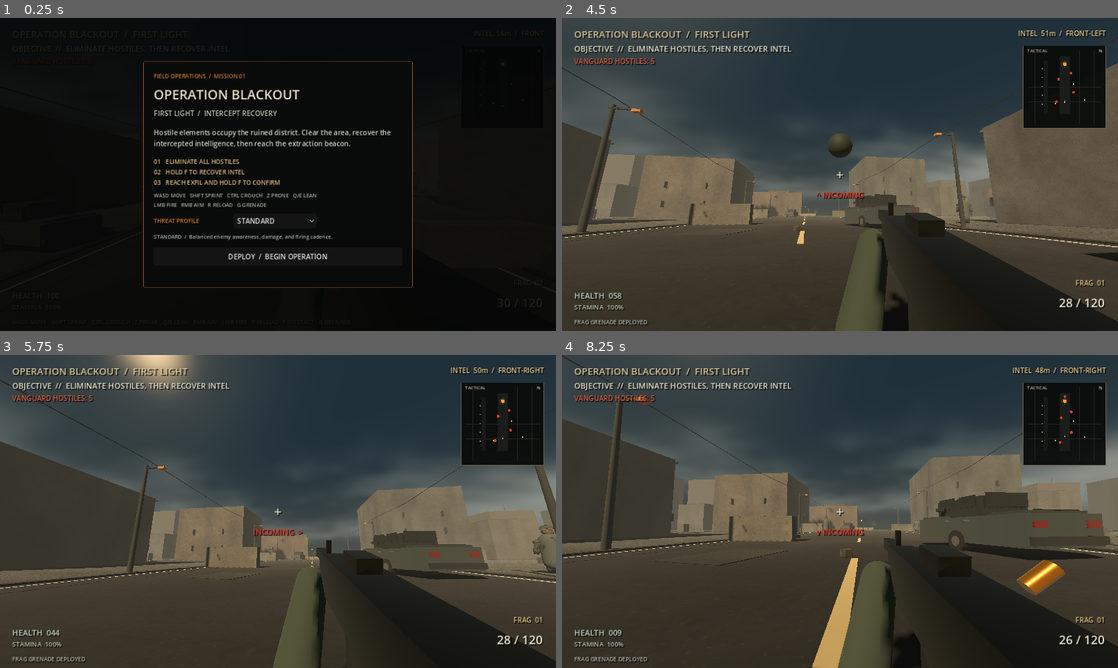
Above: before the commit, frames 1-4 (two rows, left to right).
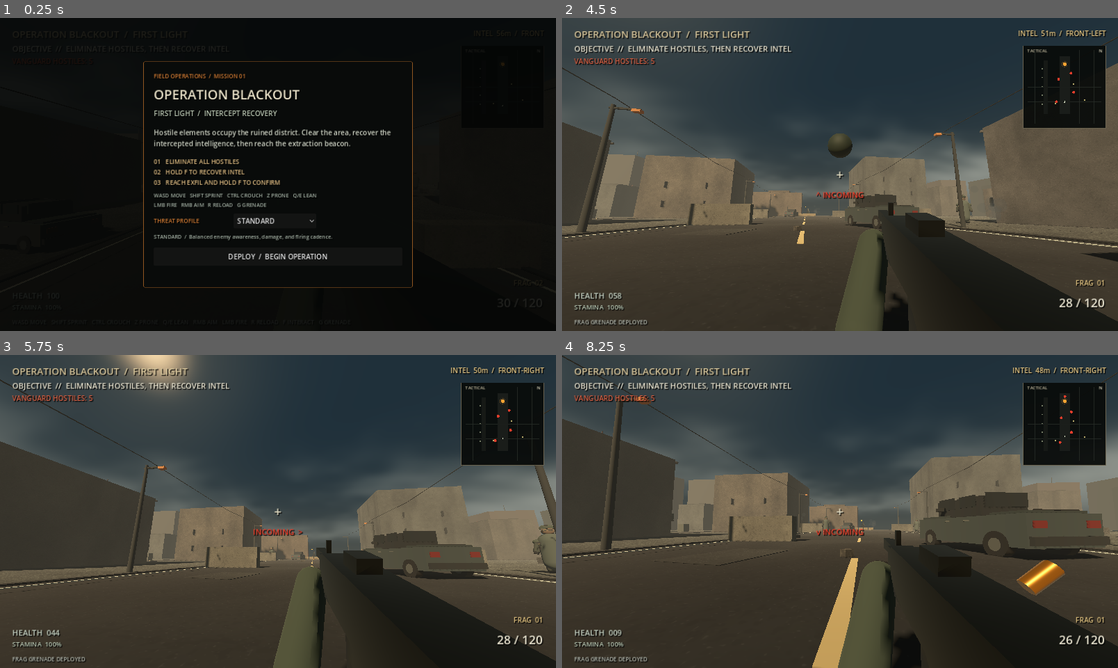
Above: after the commit, the same moments.

Repository: Liladizilla/operation-blackout
Game: Godot game, scene res://scenes/main.tscn
The game is run twice, just before and just after one commit, with the same random seed, the same clock (stepped at 60 frames per second) and the same inputs.
Inputs (mouse positions are in pixels of both pictures, inside the frame that each line leads up to):
- Up to frame 1 (0.25 s): no input
- Up to frame 2 (4.5 s): click "DEPLOY / BEGIN OPERATION" at 0.5 s; tap Enter at 1.25 s; move the mouse to (867, 174) at 1.27 s; hold W (move_forward) from 1.28 s (still down); tap Ctrl (crouch) at 1.35 s; click (867, 174) at 1.42 s; tap Space (jump) at 1.52, 1.82, 2.27, 2.57, 3.77, 4.07 s; move the mouse to (812, 174) at 2.02 s; tap F (interact) at 2.1 s; move the mouse to (851, 168) at 2.77 s; tap Z (prone) at 2.85 s; move the mouse to (834, 180) at 3.52 s; tap Shift (sprint) at 3.6 s; click (834, 180) at 3.67 s; move the mouse to (878, 177) at 4.27 s; tap G (throw_grenade) at 4.35 s
- Up to frame 3 (5.75 s): keep holding W (move_forward); tap Space (jump) at 4.52, 4.82, 5.27, 5.57 s; move the mouse to (233, 508) at 5.02 s; tap Enter at 5.1 s
- Up to frame 4 (8.25 s): move the mouse to (845, 511) at 5.77 s; tap Ctrl (crouch) at 5.85 s; click (845, 511) at 5.92 s; move the mouse to (817, 505) at 6.52 s; release W (move_forward) at 6.53 s; hold E (lean_right) 6.53-7.28 s; tap F (interact) at 6.6 s; tap Space (jump) at 6.77, 7.07, 7.52, 7.82 s; move the mouse to (867, 511) at 7.27 s; hold W (move_forward) from 7.28 s (still down); tap Z (prone) at 7.35 s; move the mouse to (812, 511) at 8.02 s; tap Shift (sprint) at 8.1 s; click (812, 511) at 8.17 s

The runs differ from the first frame. In frame 2, less than 0.1% of the frame differs, in the area x 40-58%, y 62-68%; in frame 3, 0.2%; in frame 4, 0.4%, in the area x 50-94%, y 55-65%.

Commit message:
Model all four vehicle wheels with individual collision and rim details

Diff:
--- a/scripts/main.gd
+++ b/scripts/main.gd
@@ -482,43 +482,45 @@
     for side in [-1.0, 1.0]:
         _box_child(root, "Headlight", Vector3(side * 0.69, 0.78, -2.04), Vector3(0.34, 0.18, 0.05), headlight_material.albedo_color, false)
         _box_child(root, "TailLight", Vector3(side * 0.70, 0.78, 2.025), Vector3(0.30, 0.17, 0.055), Color(0.34, 0.075, 0.045), false)
-        var wheel_body := StaticBody3D.new()
-        wheel_body.name = "VehicleWheel"
-        wheel_body.position = Vector3(side * 0.91, 0.31, 0.0)
-        wheel_body.rotation.z = PI * 0.5
-        wheel_body.add_to_group("vehicle_collision")
-        root.add_child(wheel_body)
-        var wheel_mesh := MeshInstance3D.new()
-        var tire := CylinderMesh.new()
-        tire.top_radius = 0.32
-        tire.bottom_radius = 0.32
-        tire.height = 0.24
-        wheel_mesh.mesh = tire
-        wheel_mesh.material_override = _material(Color(0.035, 0.038, 0.036))
-        wheel_body.add_child(wheel_mesh)
-        var wheel_collision := CollisionShape3D.new()
-        var wheel_shape := CylinderShape3D.new()
-        wheel_shape.radius = 0.31
-        wheel_shape.height = 0.26
-        wheel_collision.shape = wheel_shape
-        wheel_body.add_child(wheel_collision)
-        var rim := MeshInstance3D.new()
-        var rim_mesh := CylinderMesh.new()
-        rim_mesh.top_radius = 0.16
-        rim_mesh.bottom_radius = 0.16
-        rim_mesh.height = 0.255
-        rim.mesh = rim_mesh
-        rim.material_override = _material(Color(0.24, 0.25, 0.23))
-        wheel_body.add_child(rim)
-        for spoke_index in range(5):
-            var spoke := MeshInstance3D.new()
-            var spoke_mesh := BoxMesh.new()
-            spoke_mesh.size = Vector3(0.045, 0.035, 0.018)
-            spoke.mesh = spoke_mesh
-            spoke.position = Vector3(0.0, cos(float(spoke_index) * TAU / 5.0) * 0.095, sin(float(spoke_index) * TAU / 5.0) * 0.095)
-            spoke.rotation.y = float(spoke_index) * TAU / 5.0
-            spoke.material_override = _material(Color(0.35, 0.36, 0.33))
-            wheel_body.add_child(spoke)
+    for side in [-1.0, 1.0]:
+        for axle in [-1.0, 1.0]:
+            var wheel_body := StaticBody3D.new()
+            wheel_body.name = "VehicleWheel"
+            wheel_body.position = Vector3(side * 0.91, 0.31, axle * 1.28)
+            wheel_body.rotation.z = PI * 0.5
+            wheel_body.add_to_group("vehicle_collision")
+            root.add_child(wheel_body)
+            var wheel_mesh := MeshInstance3D.new()
+            var tire := CylinderMesh.new()
+            tire.top_radius = 0.32
+            tire.bottom_radius = 0.32
+            tire.height = 0.24
+            wheel_mesh.mesh = tire
+            wheel_mesh.material_override = _material(Color(0.035, 0.038, 0.036))
+            wheel_body.add_child(wheel_mesh)
+            var wheel_collision := CollisionShape3D.new()
+            var wheel_shape := CylinderShape3D.new()
+            wheel_shape.radius = 0.31
+            wheel_shape.height = 0.26
+            wheel_collision.shape = wheel_shape
+            wheel_body.add_child(wheel_collision)
+            var rim := MeshInstance3D.new()
+            var rim_mesh := CylinderMesh.new()
+            rim_mesh.top_radius = 0.16
+            rim_mesh.bottom_radius = 0.16
+            rim_mesh.height = 0.255
+            rim.mesh = rim_mesh
+            rim.material_override = _material(Color(0.24, 0.25, 0.23))
+            wheel_body.add_child(rim)
+            for spoke_index in range(5):
+                var spoke := MeshInstance3D.new()
+                var spoke_mesh := BoxMesh.new()
+                spoke_mesh.size = Vector3(0.045, 0.035, 0.018)
+                spoke.mesh = spoke_mesh
+                spoke.position = Vector3(0.0, cos(float(spoke_index) * TAU / 5.0) * 0.095, sin(float(spoke_index) * TAU / 5.0) * 0.095)
+                spoke.rotation.y = float(spoke_index) * TAU / 5.0
+                spoke.material_override = _material(Color(0.35, 0.36, 0.33))
+                wheel_body.add_child(spoke)
     for side in [-1.0, 1.0]:
         _box_child(root, "HoodDamageSeam", Vector3(side * 0.62, 1.11, -1.20), Vector3(0.035, 0.018, 1.15), Color(0.075, 0.085, 0.08), false)
     _box_child(root, "CrackedTailgatePanel", Vector3(0, 1.105, 1.86), Vector3(1.2, 0.025, 0.04), Color(0.075, 0.085, 0.08), false)
